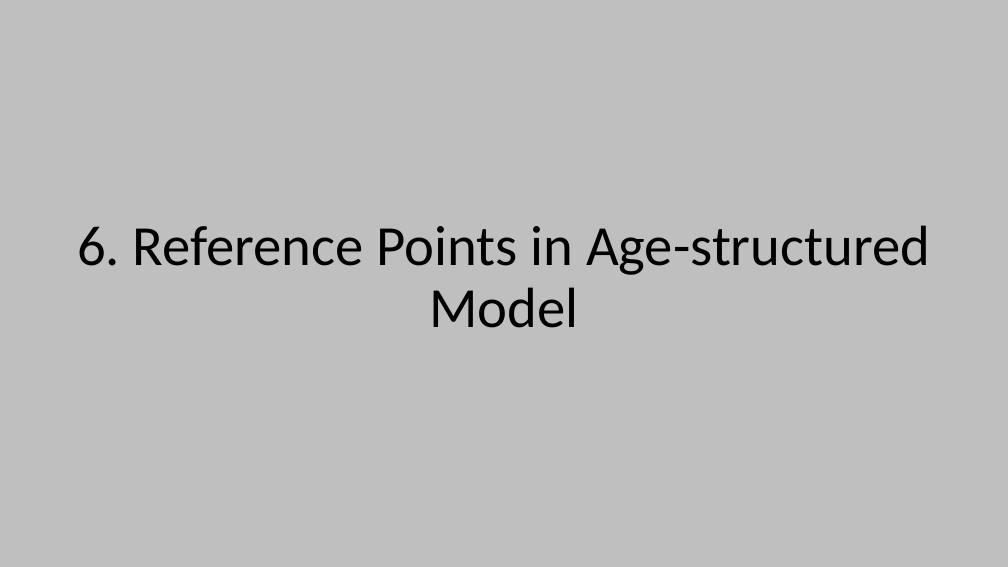
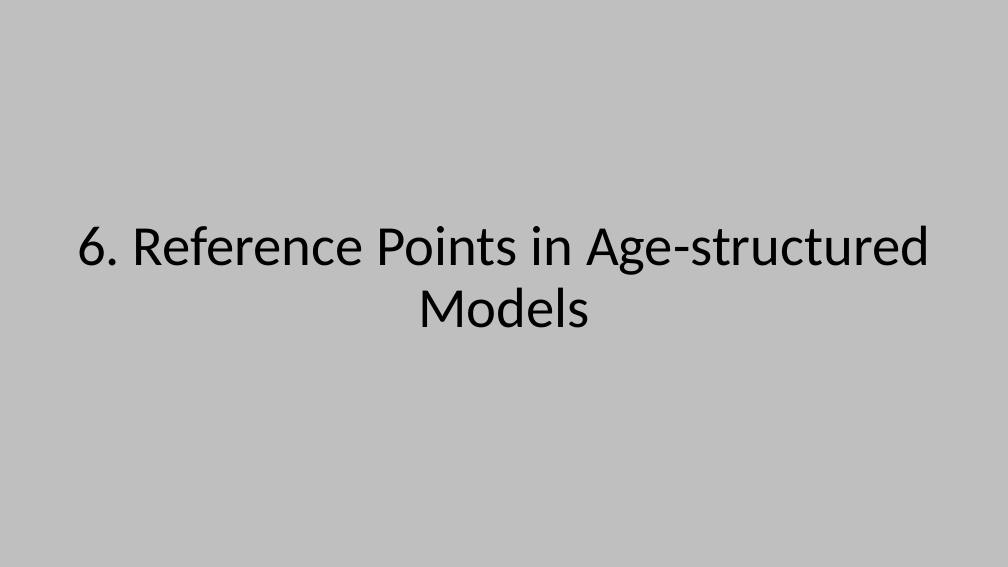
Before and after one commit to TESA-workshops/Ref-Pt-101, a slide deck: slide 26 of RefPt101_draft.pptx (slide 25 before the commit). Drawn at 1008x567 pixels with LibreOffice and Linux fonts; fonts in the diff are those of the drawing. Boxes give left, top, right and bottom in pixels: in the first picture for what was removed or moved away, otherwise in the second. Text is boxed around its words. In the diff, an @@ line names an element or a change of style, - is before the commit and + after.

```diff
--- a/RefPt101_draft.pptx
+++ b/RefPt101_draft.pptx
@@ title at <box>77,225,930,328</box>: text changed @@
-6. Reference Points in Age-structured Model
+6. Reference Points in Age-structured Models
```
Also in this commit, not shown: 18 other slides changed, 4 slides added, 1 other file.
